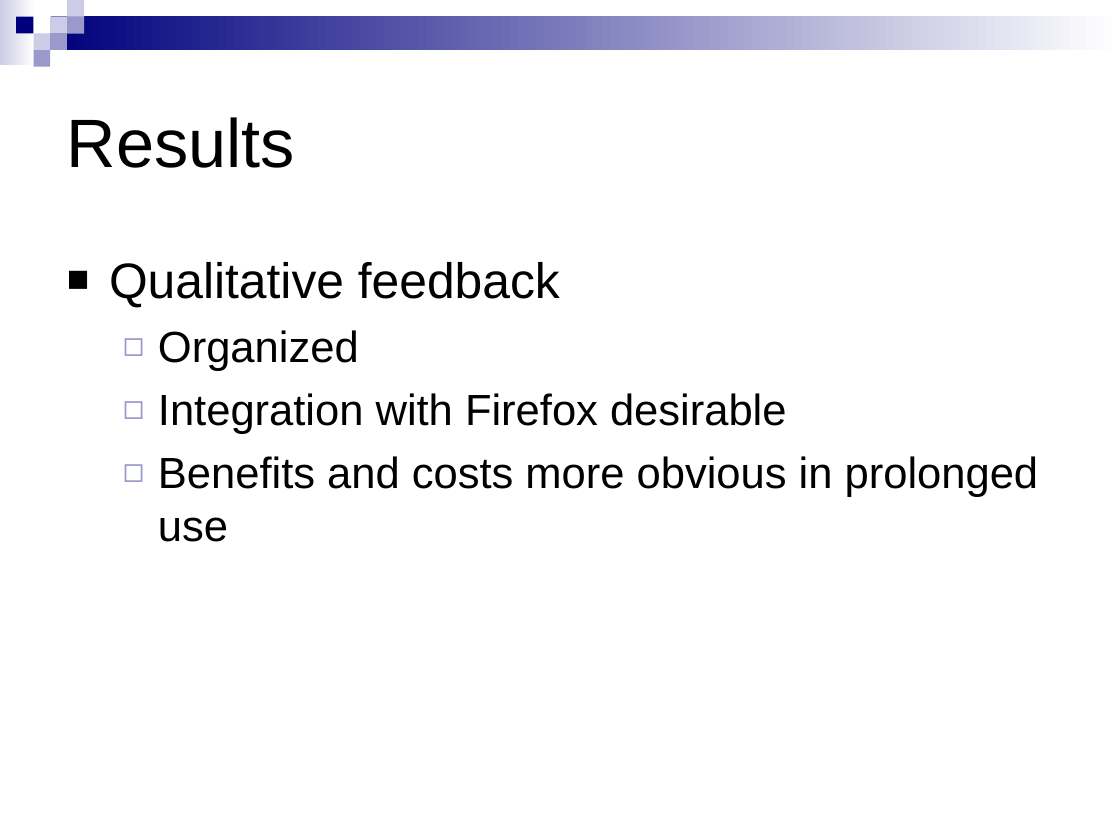
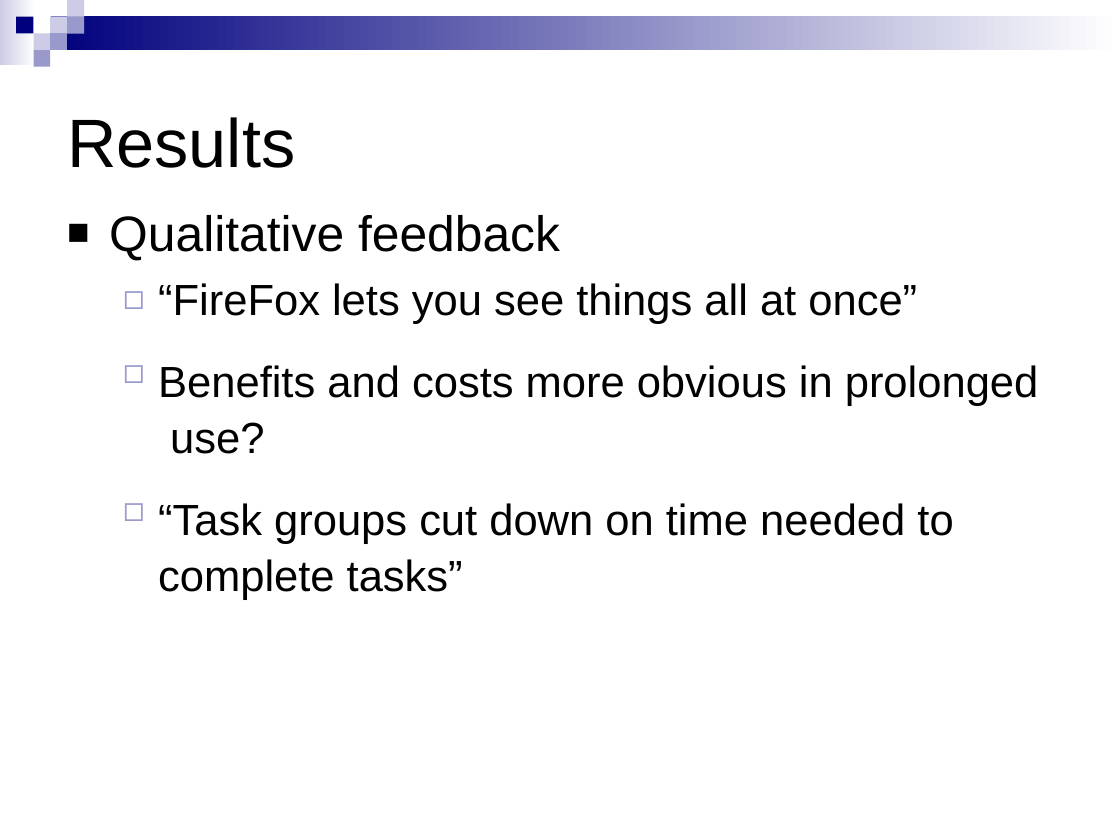
Before and after one commit to mohanraj-r/tabfour, a slide deck: slide 19 of Tab4/doc/544 Phase 3 presentation.ppt (slide 18 before the commit). Drawn at 1120x840 pixels with LibreOffice and Linux fonts; fonts in the diff are those of the drawing. Boxes give left, top, right and bottom in pixels: in the first picture for what was removed or moved away, otherwise in the second. Text is boxed around its words. In the diff, an @@ line names an element or a change of style, - is before the commit and + after.

Commit message:
tweaked the slides - qualitative section

```diff
--- a/Tab4/doc/544 Phase 3 presentation.ppt
+++ b/Tab4/doc/544 Phase 3 presentation.ppt
@@ text "Qualitative feedback": place and size @@
-text "Qualitative feedback" at [109,262,1039,542]
+text "Qualitative feedback" at [109,215,1039,600]
@@ text at [158,283,1039,600]: text changed @@
-  ◻ Organized
-  ◻ Integration with Firefox desirable
-  ◻ Benefits and costs more obvious in prolonged use
+  ◻ “FireFox lets you see things all at once”
+  ◻ Benefits and costs more obvious in prolonged use?
+  ◻ “Task groups cut down on time needed to complete tasks”
```
Also in this commit, not shown: 2 other slides changed, 1 slide added.
